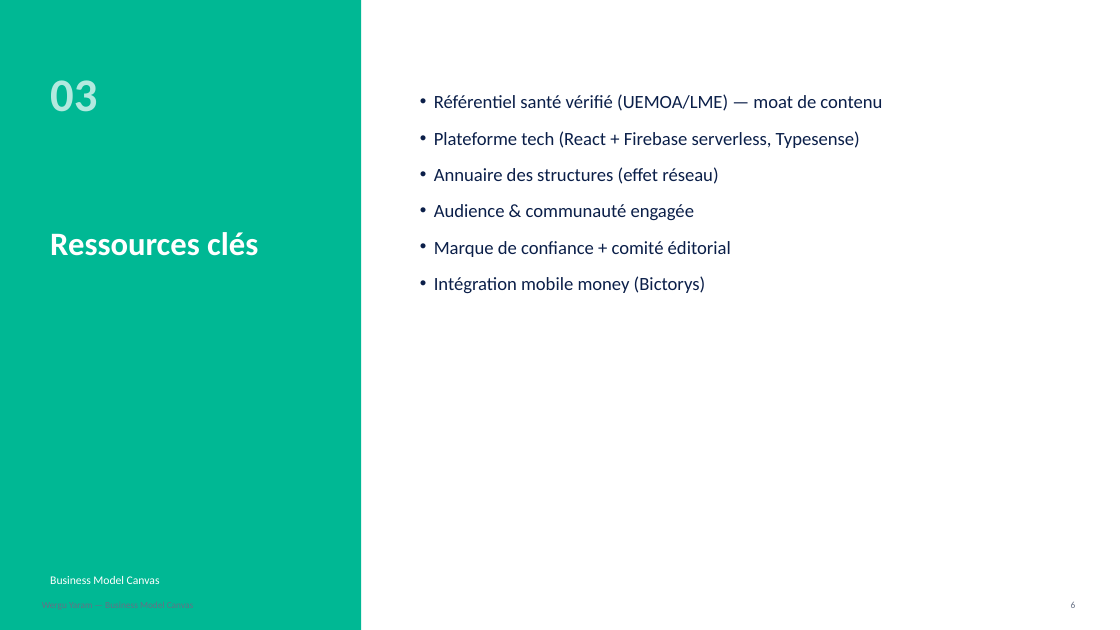
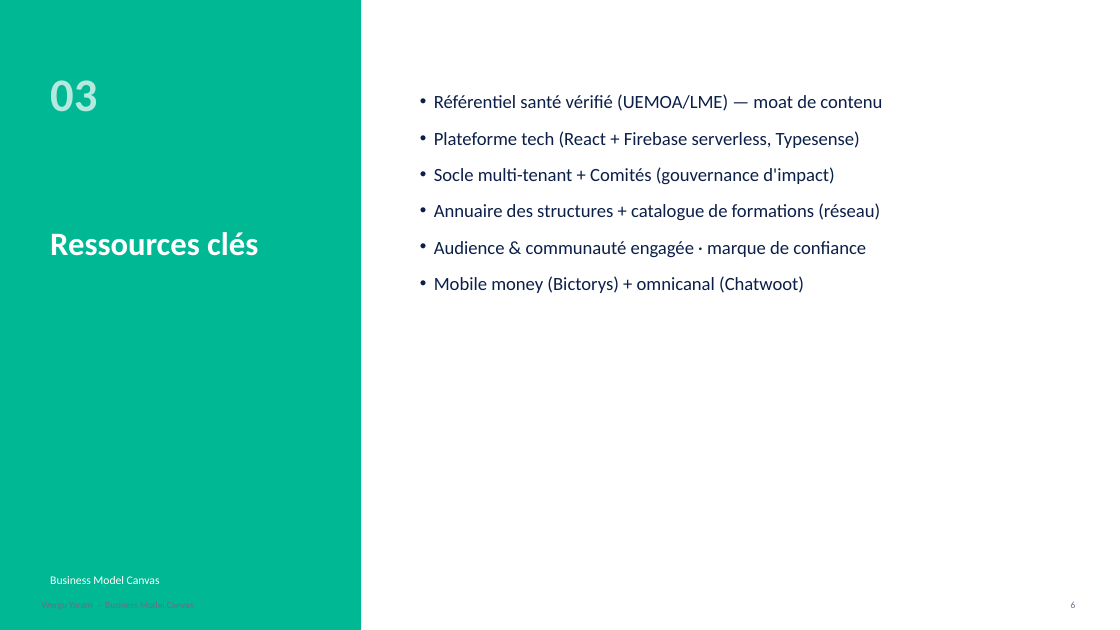
Before and after one commit to Mm-eyoum/wergu-yaram, a slide deck: slide 6 of docs/business-model-canvas.pptx. Drawn at 1120x630 pixels with LibreOffice and Linux fonts; fonts in the diff are those of the drawing. Boxes give left, top, right and bottom in pixels: in the first picture for what was removed or moved away, otherwise in the second. Text is boxed around its words. In the diff, an @@ line names an element or a change of style, - is before the commit and + after.

```diff
--- a/docs/business-model-canvas.pptx
+++ b/docs/business-model-canvas.pptx
@@ text at bbox=[434, 167, 880, 293]: text changed @@
-• Annuaire des structures (effet réseau)
-• Audience & communauté engagée
-• Marque de confiance + comité éditorial
-• Intégration mobile money (Bictorys)
+• Socle multi-tenant + Comités (gouvernance d'impact)
+• Annuaire des structures + catalogue de formations (réseau)
+• Audience & communauté engagée · marque de confiance
+• Mobile money (Bictorys) + omnicanal (Chatwoot)
```
Also in this commit, not shown: 12 other slides changed, 4 other files.
